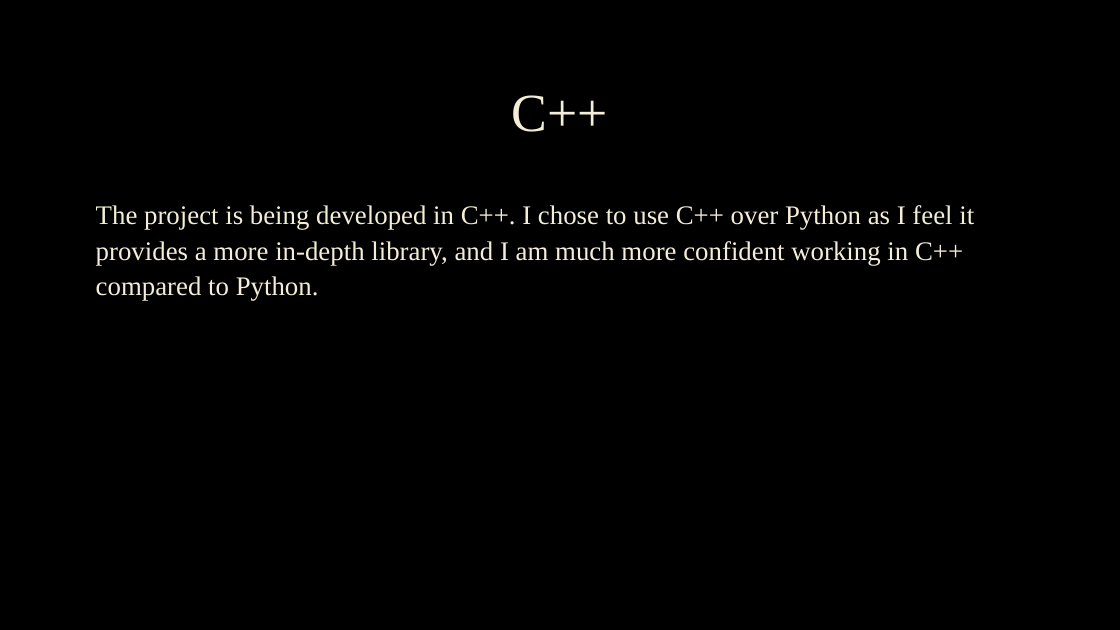
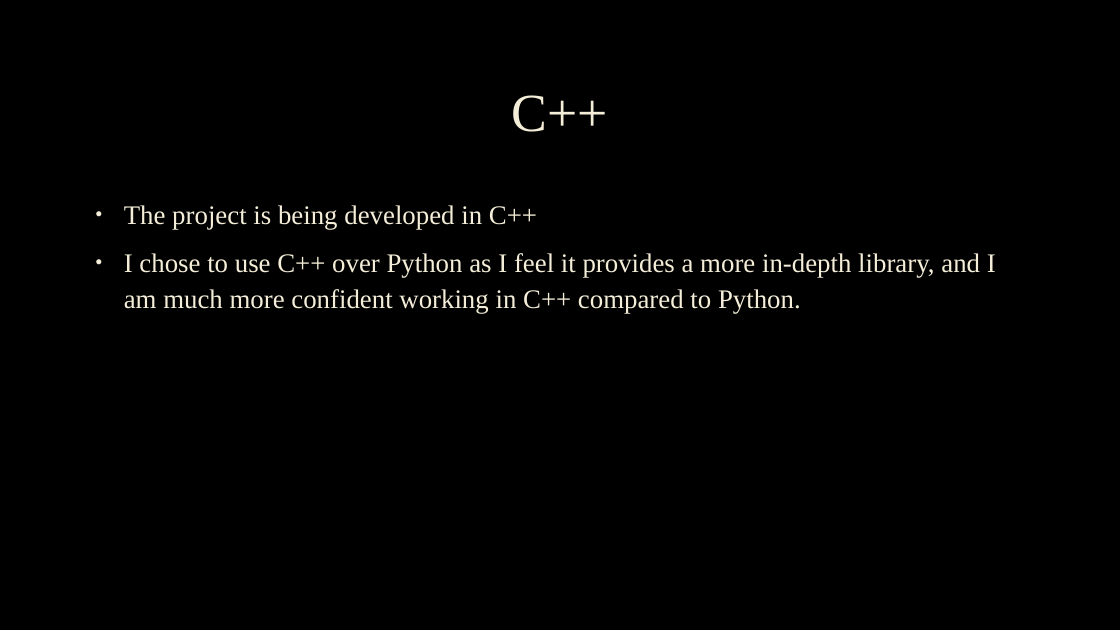
Before and after one commit to RealistikG/jow102_mmp, a slide deck: slide 7 of Mid_project_demo.pptx. Drawn at 1120x630 pixels with LibreOffice and Linux fonts; fonts in the diff are those of the drawing; background and template pictures are left out. Boxes give left, top, right and bottom in pixels: in the first picture for what was removed or moved away, otherwise in the second. Text is boxed around its words. In the diff, an @@ line names an element or a change of style, - is before the commit and + after.

```diff
--- a/Mid_project_demo.pptx
+++ b/Mid_project_demo.pptx
@@ text at [124, 205, 996, 313]: text changed @@
-The project is being developed in C++. I chose to use C++ over Python as I feel it provides a more in-depth library, and I am much more confident working in C++ compared to Python.
+• The project is being developed in C++
+• I chose to use C++ over Python as I feel it provides a more in-depth library, and I am much more confident working in C++ compared to Python.
```
Also in this commit, not shown: 3 other slides changed.
